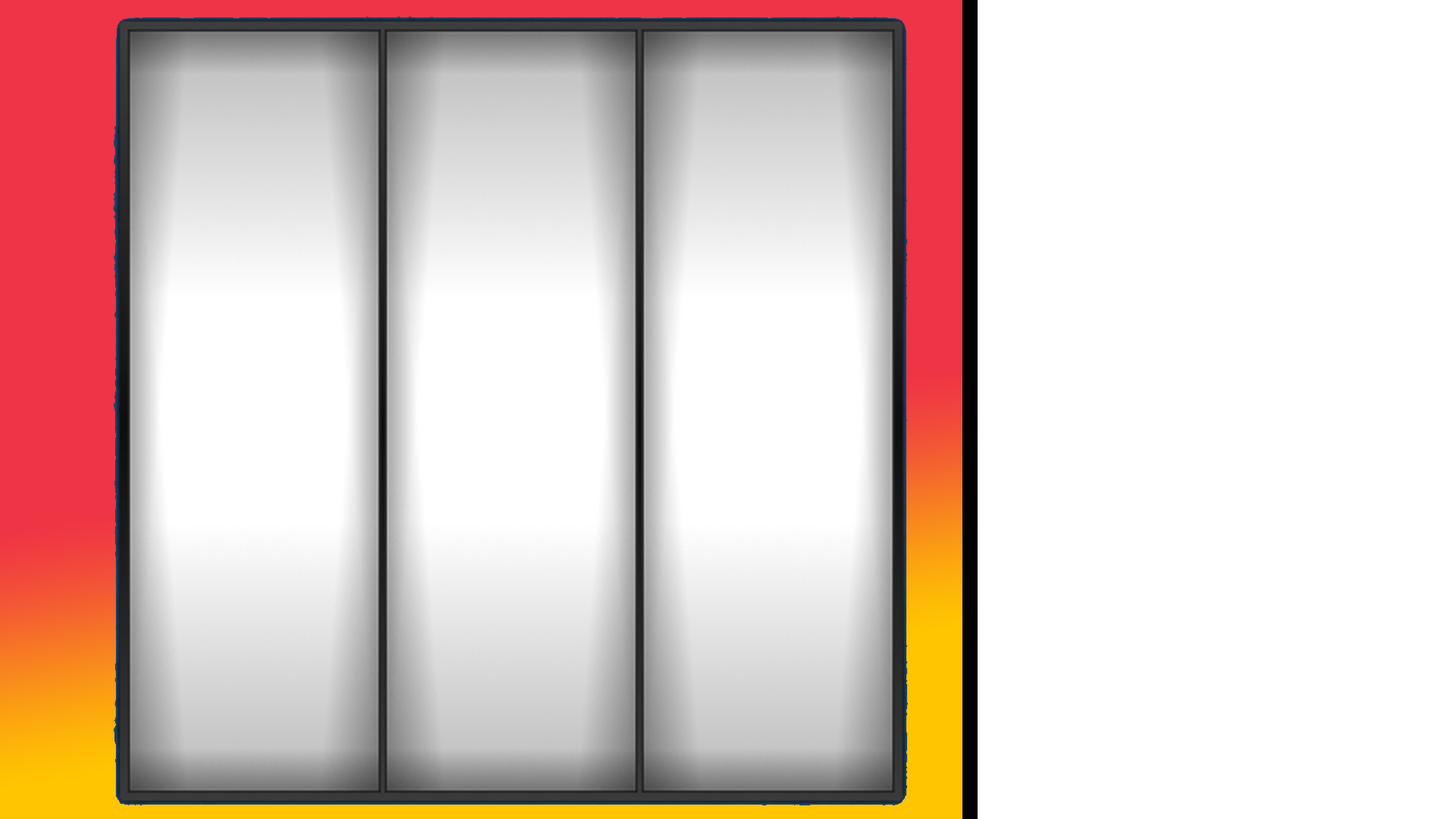
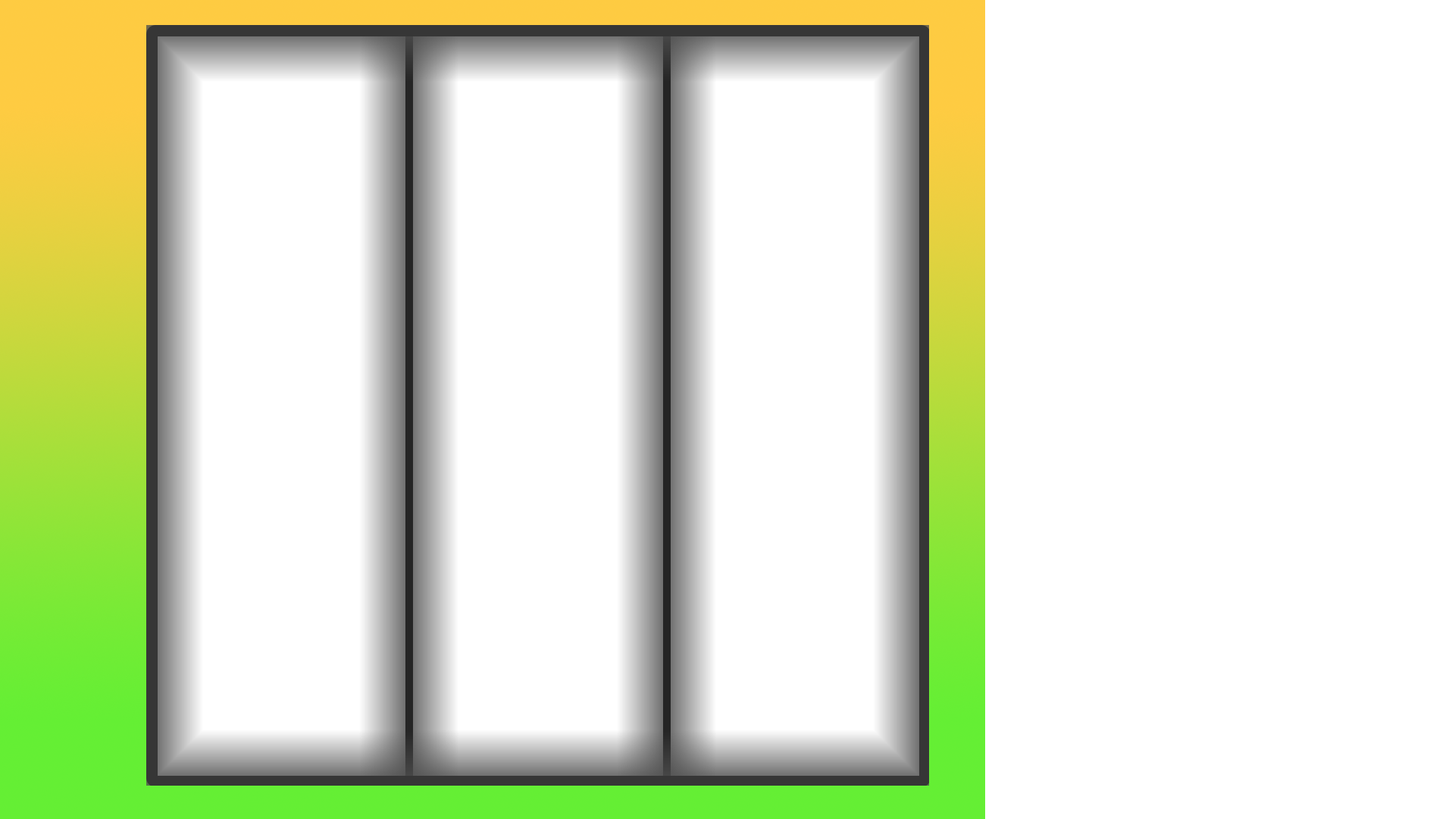
Layers edited between the first and the second 1455×819 image:
removed layer "Shape 1" over [962, 0, 978, 819]
removed layer "Layer 1" over [112, 0, 978, 819]
removed layer "Layer 2" over [0, 0, 977, 819]
added layer "Rectangle 1 copy" above "Rectangle 1 copy 2" over [146, 25, 930, 786]
added layer "Rectangle 1 copy 2" above "Rectangle 1" over [616, 25, 717, 786]
added layer "Rectangle 1" above "Rectangle 2" over [359, 25, 459, 786]
added layer "Rectangle 2" over [0, 0, 986, 819]
